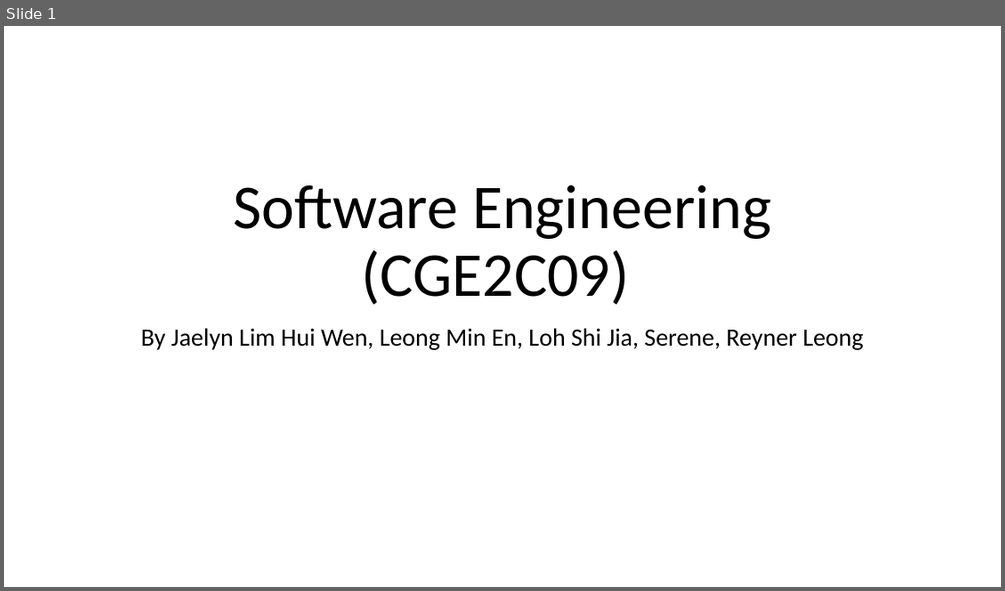
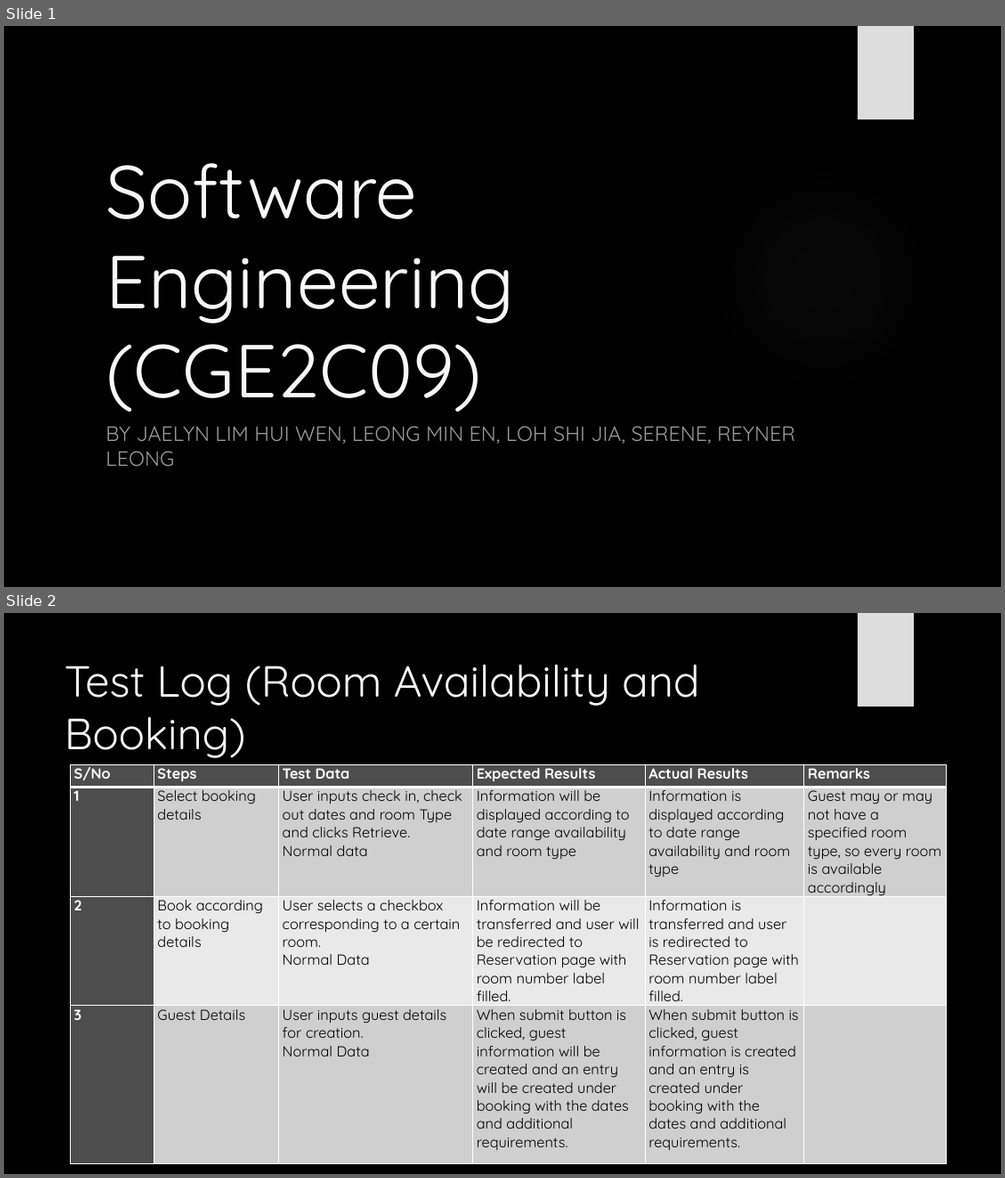
Before and after one commit to Jaelyn13/SWEN-P01, a slide deck: SWEN Assignment Report & PPT/Assignment 3/SWEN Assignment 3 PPT.pptx. Shown one above the other, each under a label of ours: slide 1 before the commit, slides 1 and 2 after it. The pictures are 1005x591 and 1005x1178 pixels, drawn with LibreOffice and Linux fonts; fonts in the diff are those of the drawing; background and template pictures are left out. Boxes give left, top, right and bottom in pixels: in the first picture for what was removed or moved away, otherwise in the second. Text is boxed around its words. In the diff, an @@ line names an element or a change of style, - is before the commit and + after.

```diff
--- a/SWEN Assignment Report & PPT/Assignment 3/SWEN Assignment 3 PPT.pptx
+++ b/SWEN Assignment Report & PPT/Assignment 3/SWEN Assignment 3 PPT.pptx
@@ slide 2 added at [4,613,1001,1174], background picture (left out); not listed: 2 template elements that a slide beside it also shows @@
@@ title added at [65,664,699,758], 42 pt, text #F8F8F8 @@
+Test Log (Room Availability and Booking)
@@ table added at [71,765,947,1155], 4 rows, 6 columns @@
+S/No | Steps | Test Data | Expected Results | Actual Results | Remarks
+1 | Select booking details | User inputs check in, check out dates and room Type and clicks Retrieve. / Normal data | Information will be displayed according to date range availability and room type | Information is displayed according to date range availability and room type | Guest may or may not have a specified room type, so every room is available accordingly
+2 | Book according to booking details | User selects a checkbox corresponding to a certain room. / Normal Data | Information will be transferred and user will be redirected to Reservation page with room number label filled. | Information is transferred and user is redirected to Reservation page with room number label filled. | 
+3 | Guest Details | User inputs guest details for creation. / Normal Data | When submit button is clicked, guest information will be created and an entry will be created under booking with the dates and additional requirements. | When submit button is clicked, guest information is created and an entry is created under booking with the dates and additional requirements. | 
@@ slide 1 changed as well @@
@@ background #FFFFFF to picture (left out) @@
@@ rectangle added at [858,26,914,119], fill #DDDDDD @@
@@ title "Software Engineering (CGE2C09)": place and size @@
-title "Software Engineering (CGE2C09)" at [233,185,771,305]
+title "Software Engineering (CGE2C09)" at [105,163,514,411]
@@ title "Software Engineering (CGE2C09)" at [105,163,514,411]: size 60 to 72 pt, font Calibri to Quicksand, text colour #000000 to #F8F8F8; alignment centre to left; line spacing 0.9 to 1 @@
@@ ellipse added at [708,163,938,394], fill gradient #666666 @@
@@ subtitle at [105,426,795,466]: text changed; size 24 to 20 pt; font Calibri to Quicksand; text colour #000000 to #999999 @@
-By Jaelyn Lim Hui Wen, Leong Min En, Loh Shi Jia, Serene, Reyner Leong
+BY JAELYN LIM HUI WEN, LEONG MIN EN, LOH SHI JIA, SERENE, REYNER LEONG
```
Also in this commit, not shown: 2 other slides added.
